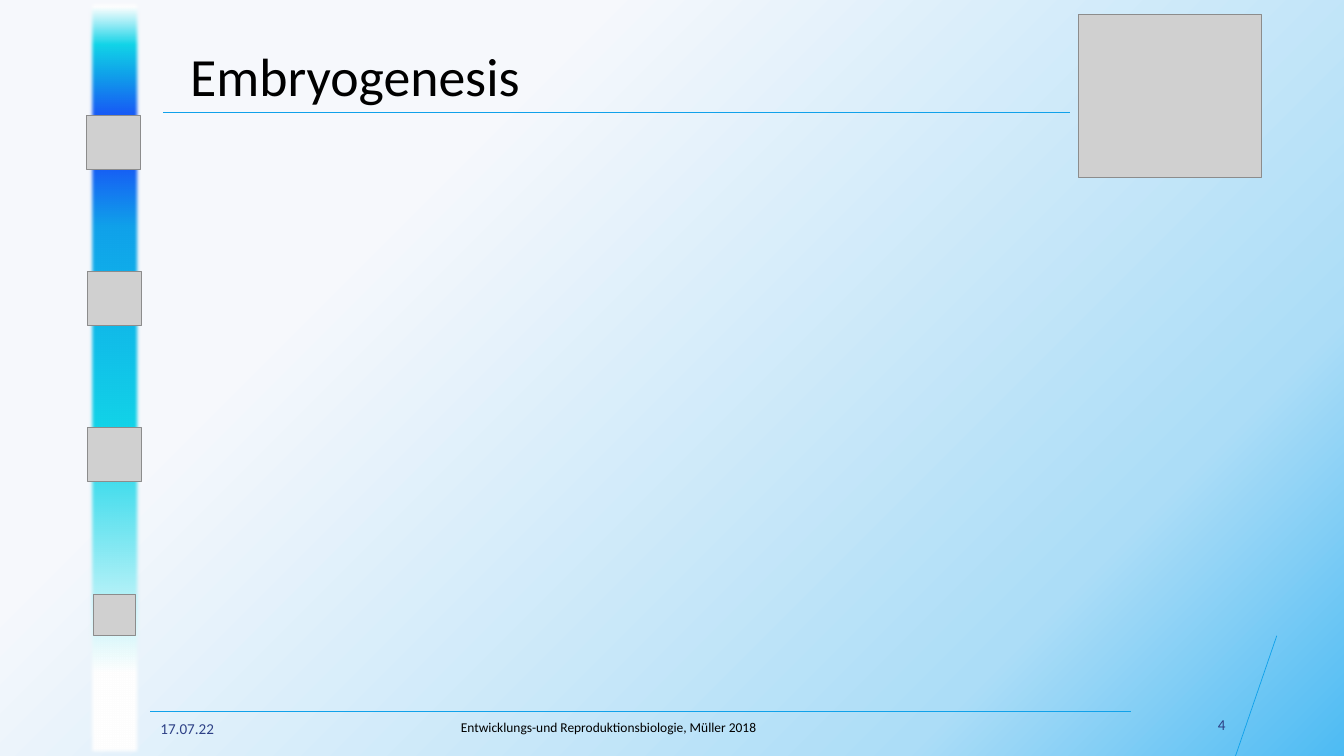
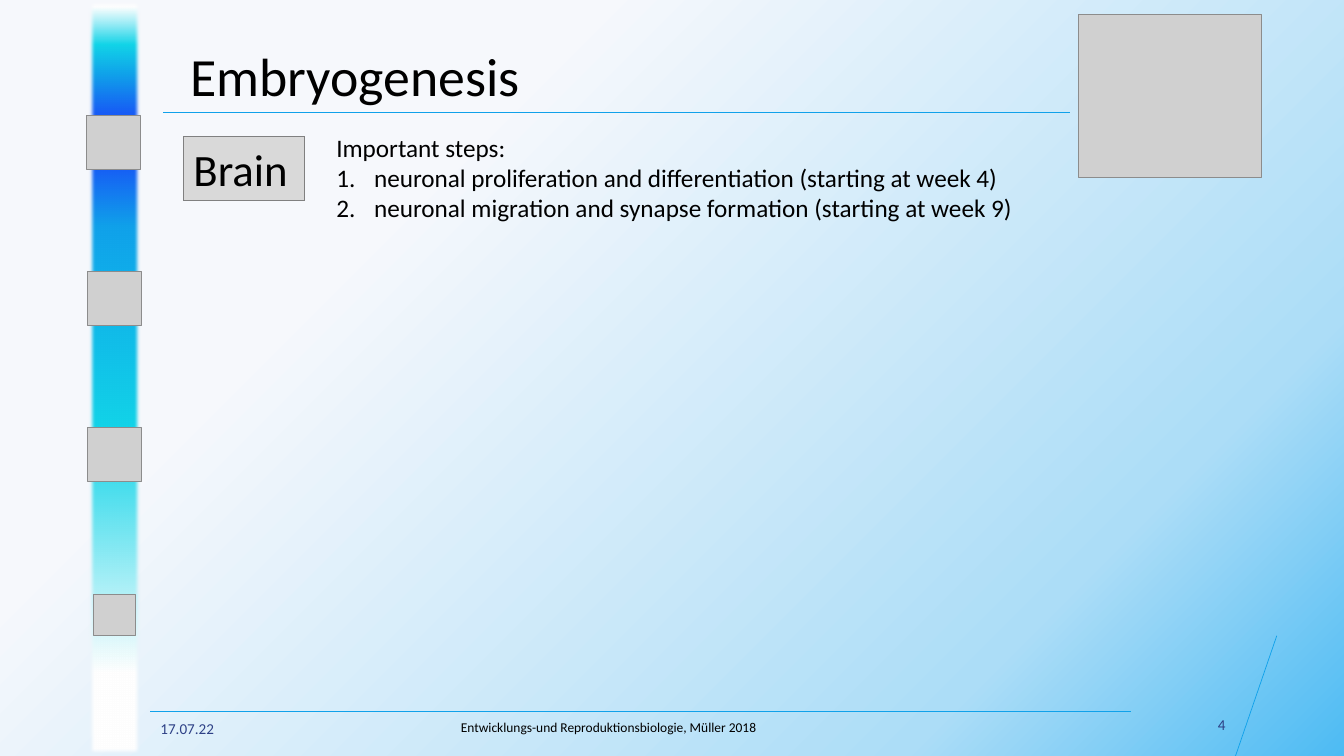
Before and after one commit to datascience-mobi-2022/2022-topic-04-team-01, a slide deck: slide 4 of Presentations/Final Presentation/Presentation.pptx. Drawn at 1344x756 pixels with LibreOffice and Linux fonts; fonts in the diff are those of the drawing; grey boxes stand for pictures. Boxes give left, top, right and bottom in pixels: in the first picture for what was removed or moved away, otherwise in the second. Text is boxed around its words. In the diff, an @@ line names an element or a change of style, - is before the commit and + after.

```diff
--- a/Presentations/Final Presentation/Presentation.pptx
+++ b/Presentations/Final Presentation/Presentation.pptx
@@ rectangle added at [184,136,304,201], fill #D9D9D9, outline #808080 0.75 pt, 32 pt, text #000000 @@
+Brain
@@ text added at [336,140,1011,222], 18 pt, text #000000 @@
+Important steps:
+1. neuronal proliferation and differentiation (starting at week 4)
+2. neuronal migration and synapse formation (starting at week 9)
```
Also in this commit, not shown: 3 other slides changed, 3 slides added, 1 other file.
